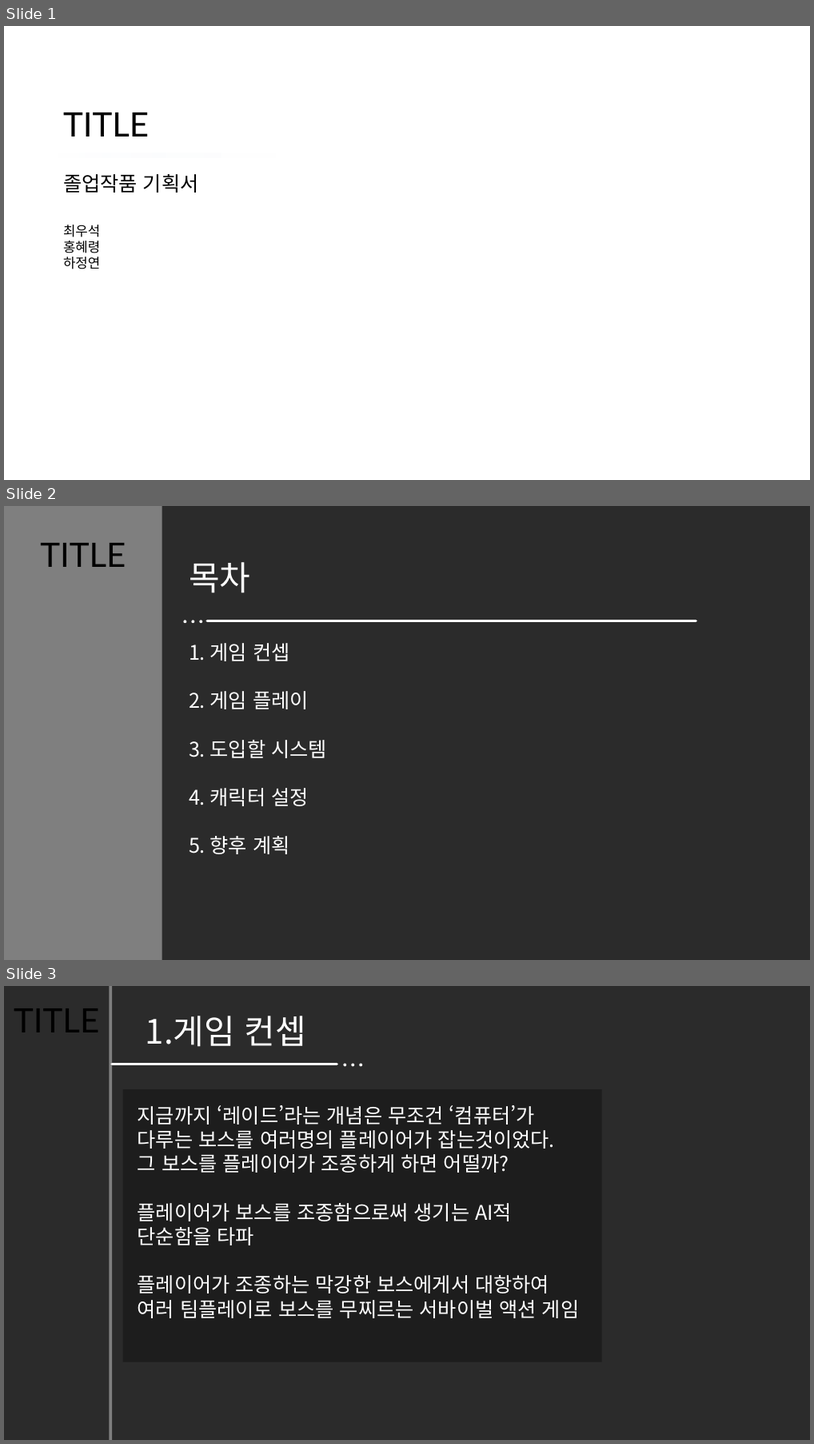
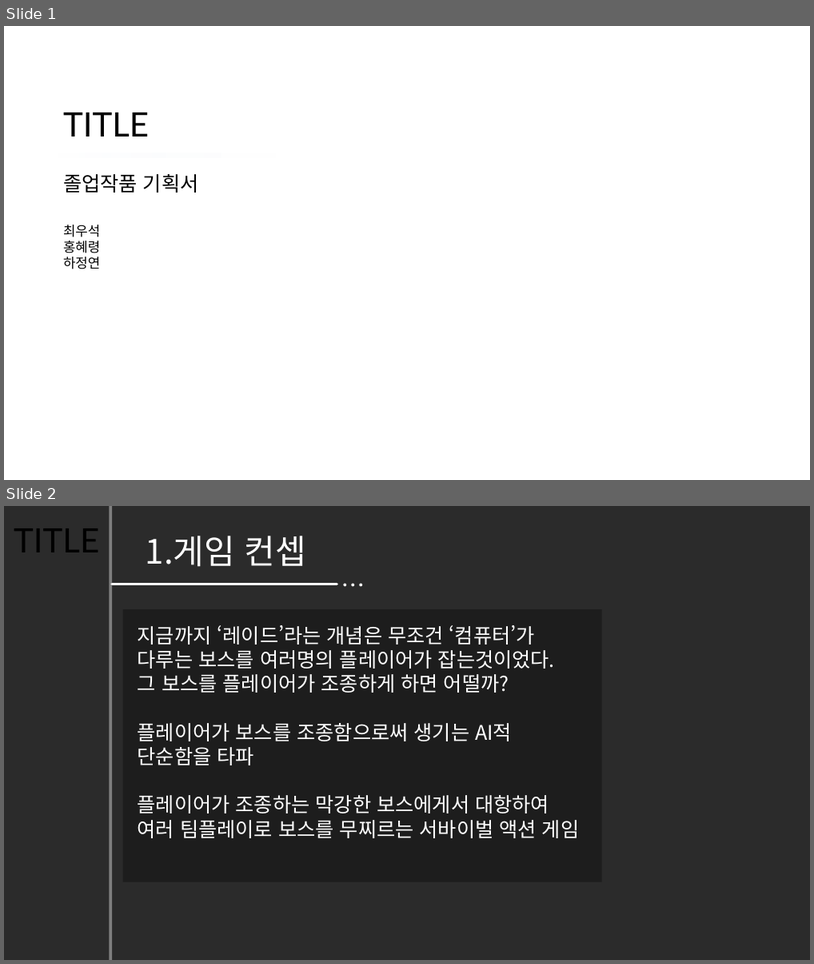
Before and after one commit to hajeongyeon/capstone_design, a slide deck: planning/2017.11.28(Week13).pptx. Shown one above the other, each under a label of ours: slides 1, 2 and 3 before the commit, slides 1 and 2 after it. The pictures are 814x1444 and 814x964 pixels, drawn with LibreOffice and Linux fonts; fonts in the diff are those of the drawing; background and template pictures are left out; a plain dark background stands for a picture behind light text. Boxes give left, top, right and bottom in pixels: in the first picture for what was removed or moved away, otherwise in the second. Text is boxed around its words. In the diff, an @@ line names an element or a change of style, - is before the commit and + after.

Commit message:
게임 플레이 수정 및 일정 계획 추가

```diff
--- a/planning/2017.11.28(Week13).pptx
+++ b/planning/2017.11.28(Week13).pptx
@@ slide 2 removed at [4,506,810,960], background picture (left out) @@
@@ rectangle removed at [4,506,162,960] @@
@@ text removed at [40,543,126,567] @@
-TITLE
@@ text removed at [189,562,250,593] @@
-목차
@@ ellipse removed at [184,620,186,623] @@
@@ ellipse removed at [191,620,194,623] @@
@@ ellipse removed at [199,620,202,623] @@
@@ line removed from (207, 621) to (696, 621) @@
@@ text removed at [189,643,327,854] @@
-1. 게임 컨셉
-2. 게임 플레이
-3. 도입할 시스템
-4. 캐릭터 설정
-5. 향후 계획
@@ what was slide 3 is now slide 2 @@
```
Also in this commit, not shown: 6 slides changed, 2 other slides removed.
